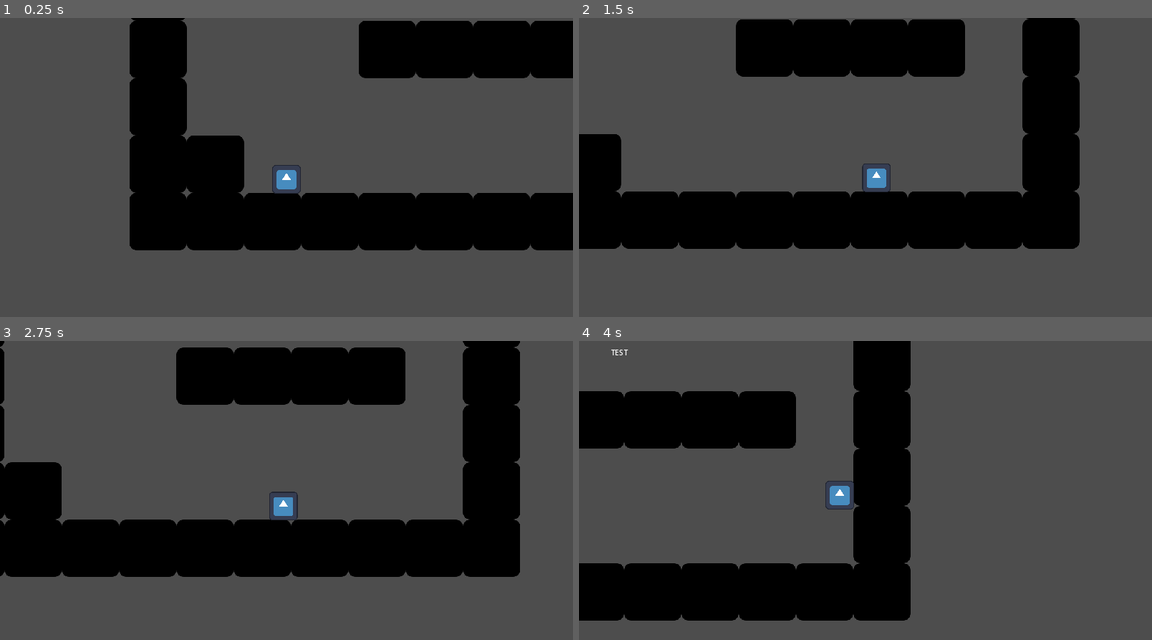
Above: before the commit, frames 1-4 (two rows, left to right).
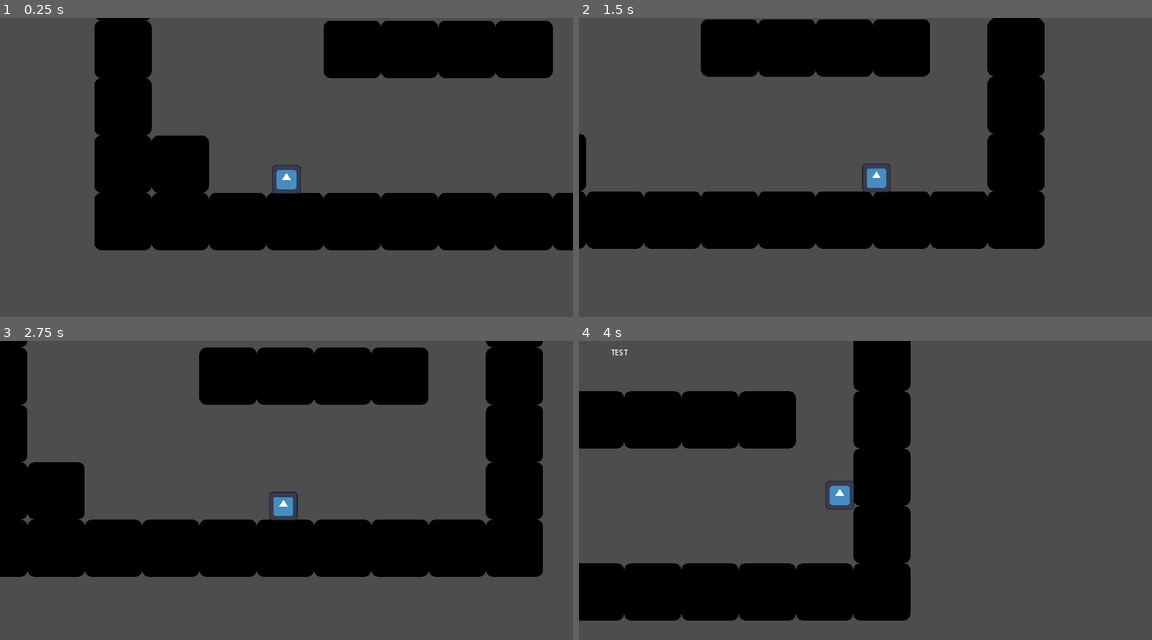
Above: after the commit, the same moments.

Repository: 2weeking/Lasso-Knight
Game: Godot game, scene res://levels/test.tscn
Same seed, same stepped clock (60 frames per second), same inputs: the game is played once before the commit and once after it. The engine's default icon, where the game draws it, is replaced by a stand-in: a white triangle on a blue panel in a dark square.
Inputs (mouse positions are in pixels of both pictures, inside the frame that each line leads up to):
- Up to frame 1 (0.25 s): no input
- Up to frame 2 (1.5 s): tap Enter at 0.5 s; move the mouse to (991, 164) at 0.52 s; hold D (right) from 0.53 s (still down); click (991, 164) at 0.67 s; tap W (up) at 0.77 s; move the mouse to (750, 194) at 1.27 s
- Up to frame 3 (2.75 s): tap W (up) at 1.52 s; move the mouse to (343, 430) at 2.02 s; release D (right) at 2.03 s; hold A (left) from 2.03 s (still down)
- Up to frame 4 (4 s): move the mouse to (836, 568) at 2.77 s; release A (left) at 2.78 s; hold D (right) from 2.78 s (still down); click (836, 568) at 2.92 s; tap W (up) at 3.02, 3.77 s; move the mouse to (1037, 550) at 3.52 s

The runs differ from the first frame. In frame 1, 11% of the frame differs, in the area x 16-100%, y 0-78%; in frame 2, 12%, in the area x 0-88%, y 0-78%; in frame 3, 10%; in frame 4, nothing differs.

Commit message:
another one

Diff:
--- a/levels/test.tscn
+++ b/levels/test.tscn
@@ -1,7 +1,7 @@
 [gd_scene load_steps=5 format=3 uid="uid://b2efge8xle13i"]
 
 [ext_resource type="Texture2D" uid="uid://c8n7jy45rivst" path="res://icon.svg" id="1_jdnbj"]
-[ext_resource type="PackedScene" uid="uid://ccpgp2pqa5e3v" path="res://entities/Player/Player.tscn" id="2_yvyph"]
+[ext_resource type="PackedScene" uid="uid://ccpgp2pqa5e3v" path="res://entities/player/player.tscn" id="2_yvyph"]
 
 [sub_resource type="TileSetAtlasSource" id="TileSetAtlasSource_lnxt6"]
 texture = ExtResource("1_jdnbj")
@@ -32,4 +32,4 @@
 layer_0/tile_data = PackedInt32Array(327680, 0, 0, 327681, 0, 0, 327682, 0, 0, 327683, 0, 0, 327684, 0, 0, 327685, 0, 0 …(255 unchanged characters)…
 
 [node name="Player" parent="." instance=ExtResource("2_yvyph")]
-position = Vector2(351, 527)
+position = Vector2(429, 528)
